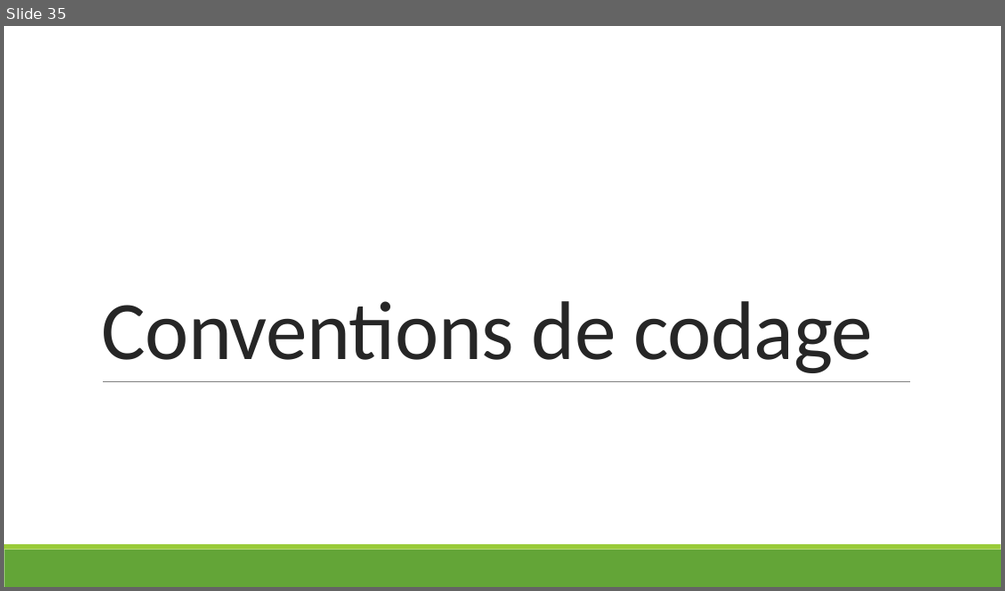
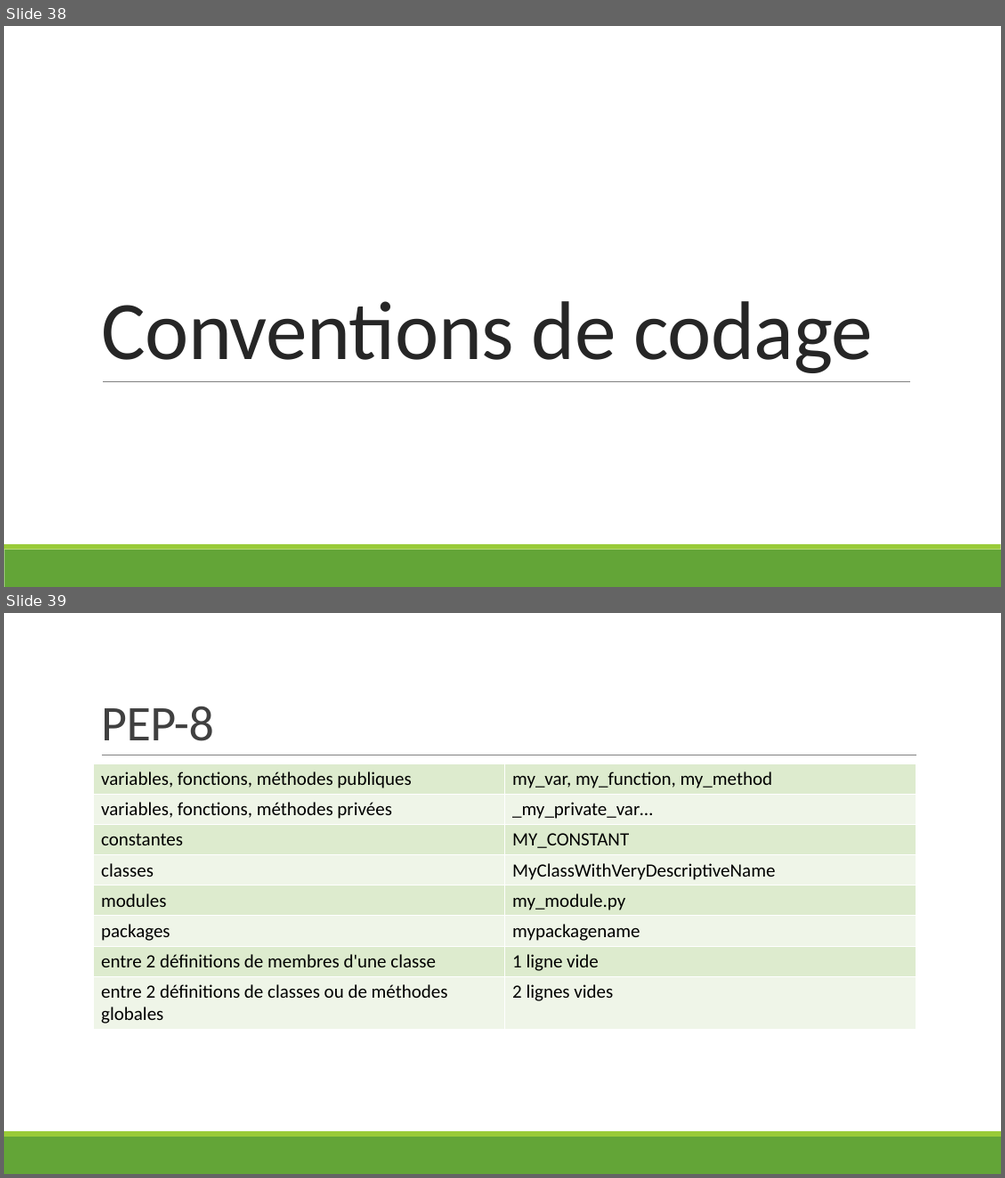
Before and after one commit to hermes-python-201910/courseware, a slide deck: slides.pptx. Shown one above the other, each under a label of ours: slide 35 before the commit, slides 38 and 39 after it. The pictures are 1005x591 and 1005x1178 pixels, drawn with LibreOffice and Linux fonts; fonts in the diff are those of the drawing. Boxes give left, top, right and bottom in pixels: in the first picture for what was removed or moved away, otherwise in the second. Text is boxed around its words. In the diff, an @@ line names an element or a change of style, - is before the commit and + after.

Commit message:
Write slides classes.

```diff
--- a/slides.pptx
+++ b/slides.pptx
@@ slide 39 added at box(4, 613, 1001, 1174), background #FFFFFF; not listed: 2 template elements that a slide beside it also shows @@
@@ title added at box(101, 706, 214, 741), 48 pt, text #404040 @@
+PEP-8
@@ table added at box(94, 764, 916, 1029), 8 rows, 2 columns @@
+variables, fonctions, méthodes publiques | my_var, my_function, my_method
+variables, fonctions, méthodes privées | _my_private_var…
+constantes | MY_CONSTANT
+classes | MyClassWithVeryDescriptiveName
+modules | my_module.py
+packages | mypackagename
+entre 2 définitions de membres d'une classe | 1 ligne vide
+entre 2 définitions de classes ou de méthodes globales | 2 lignes vides
@@ line added from (102, 755) to (917, 755), #808080 0.5 pt @@
@@ what was slide 35 is now slide 38 @@
```
Also in this commit, not shown: 3 slides changed, 4 other slides added.
